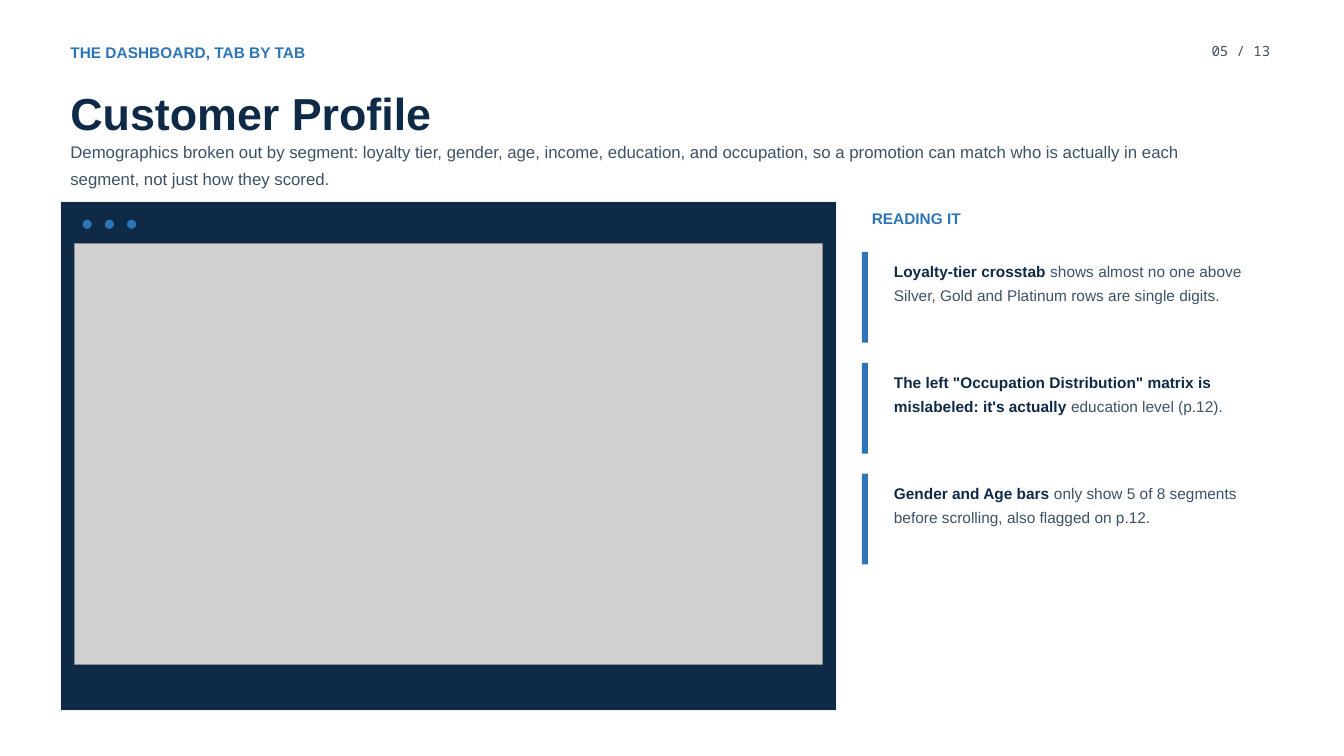
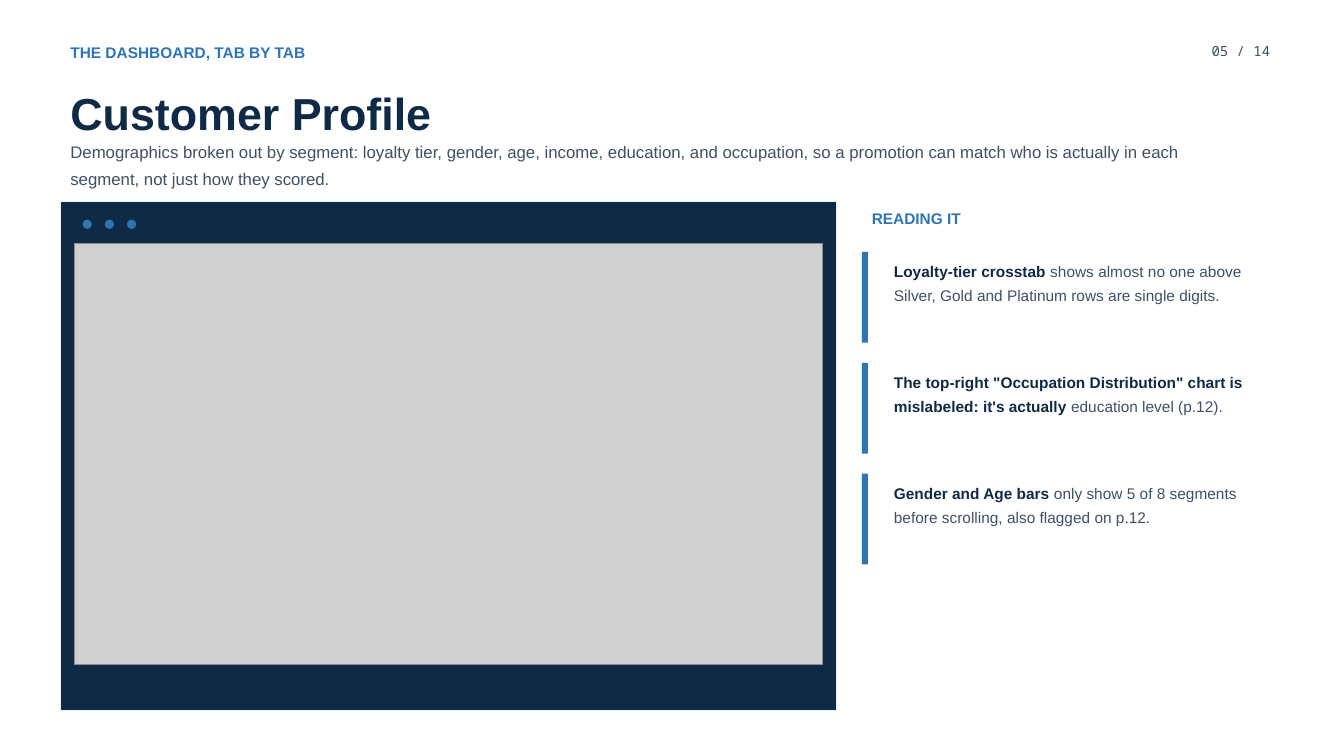
Before and after one commit to linhnguye237/linh-nguyen-portfolio, a slide deck: slide 5 of projects/powerbi-customer-analysis/RFM_Promotional_Playbook.pptx. Drawn at 1344x756 pixels with LibreOffice and Linux fonts; fonts in the diff are those of the drawing; grey boxes stand for pictures. Boxes give left, top, right and bottom in pixels: in the first picture for what was removed or moved away, otherwise in the second. Text is boxed around its words. In the diff, an @@ line names an element or a change of style, - is before the commit and + after.

```diff
--- a/projects/powerbi-customer-analysis/RFM_Promotional_Playbook.pptx
+++ b/projects/powerbi-customer-analysis/RFM_Promotional_Playbook.pptx
@@ text at [1212,46,1270,56]: text changed @@
-05 / 13
+05 / 14
@@ text at [894,377,1243,415]: text changed @@
-The left "Occupation Distribution" matrix is mislabeled: it's actually education level (p.12).
+The top-right "Occupation Distribution" chart is mislabeled: it's actually education level (p.12).
```
Also in this commit, not shown: 12 other slides changed, 1 slide added, 1 other file.
